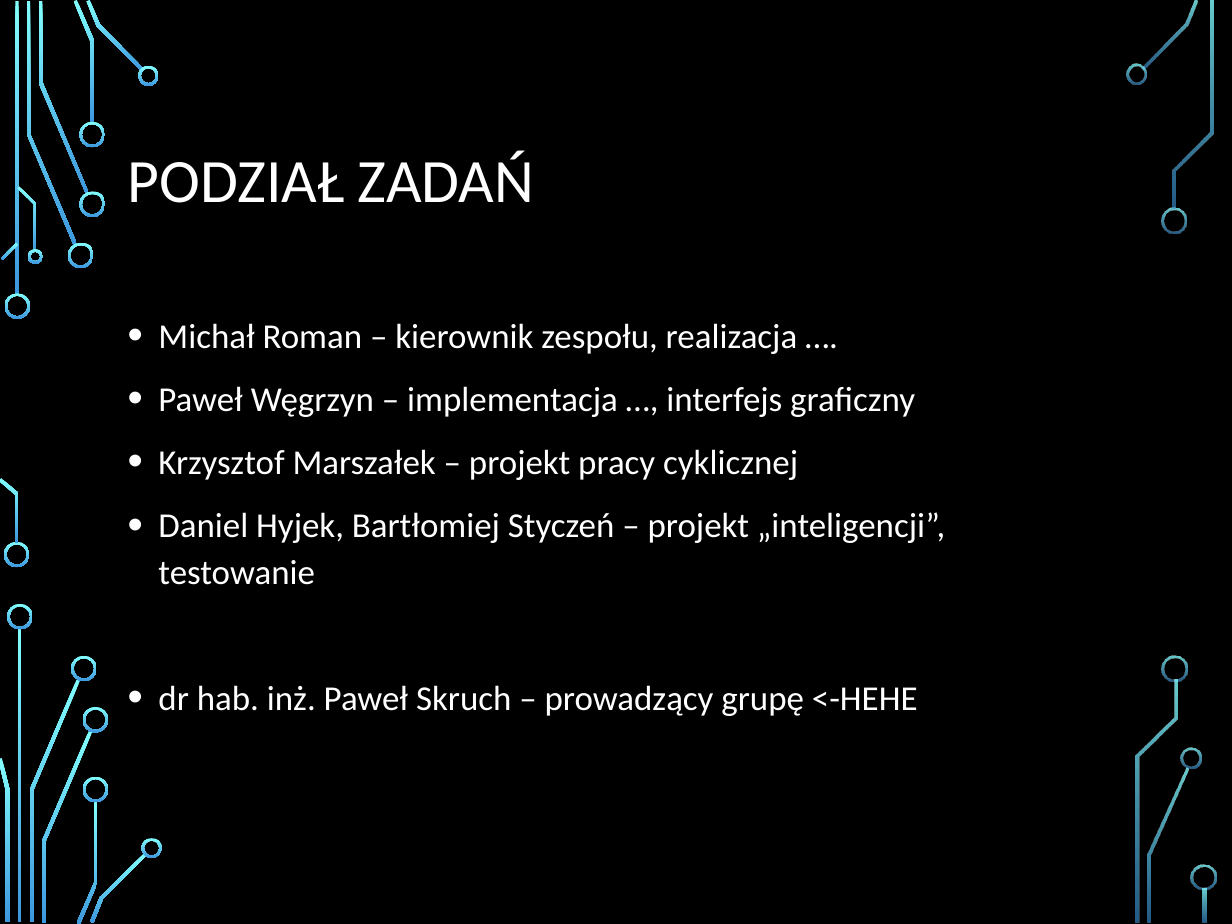
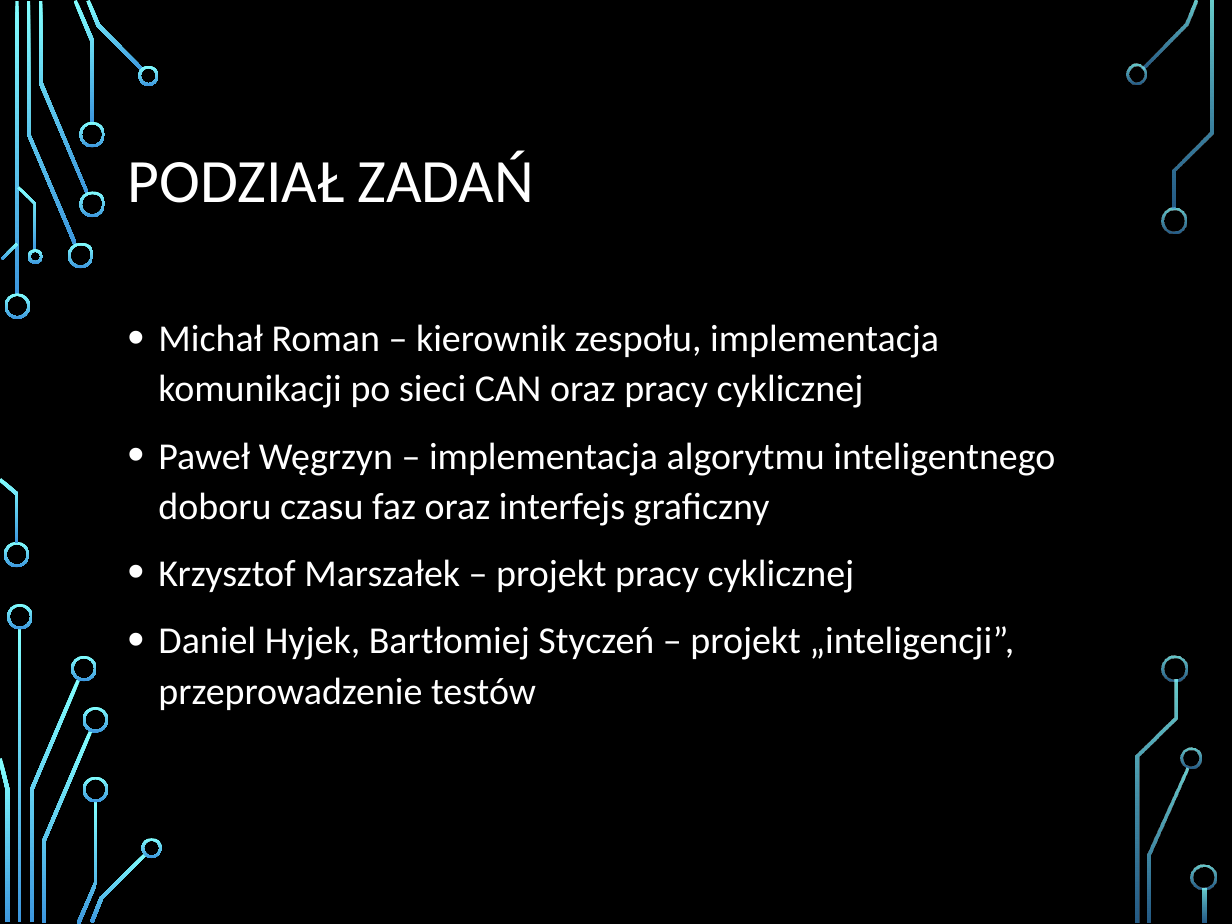
Before and after one commit to MooVx/AP_swiatla, a slide deck: slide 4 of Prezentacja/Prezentacja.pptx. Drawn at 1232x924 pixels with LibreOffice and Linux fonts; fonts in the diff are those of the drawing; background and template pictures are left out. Boxes give left, top, right and bottom in pixels: in the first picture for what was removed or moved away, otherwise in the second. Text is boxed around its words. In the diff, an @@ line names an element or a change of style, - is before the commit and + after.

```diff
--- a/Prezentacja/Prezentacja.pptx
+++ b/Prezentacja/Prezentacja.pptx
@@ text at (158, 324, 1055, 526): text changed; size 20.4 to 22.2 pt @@
-• Michał Roman – kierownik zespołu, realizacja ….
-• Paweł Węgrzyn – implementacja …, interfejs graficzny
+• Michał Roman – kierownik zespołu, implementacja komunikacji po sieci CAN oraz pracy cyklicznej
+• Paweł Węgrzyn – implementacja algorytmu inteligentnego doboru czasu faz oraz interfejs graficzny
@@ text at (158, 559, 855, 593): size 20.4 to 22.2 pt in "Krzysztof Marszałek – projekt pracy cyklicznej" @@
@@ text at (158, 626, 1014, 710): text changed; size 20.4 to 22.2 pt @@
-• Daniel Hyjek, Bartłomiej Styczeń – projekt „inteligencji”, testowanie
-• dr hab. inż. Paweł Skruch – prowadzący grupę <-HEHE
+• Daniel Hyjek, Bartłomiej Styczeń – projekt „inteligencji”, przeprowadzenie testów
```
Also in this commit, not shown: 1 other slide changed, 1 slide added, 1 slide removed.
